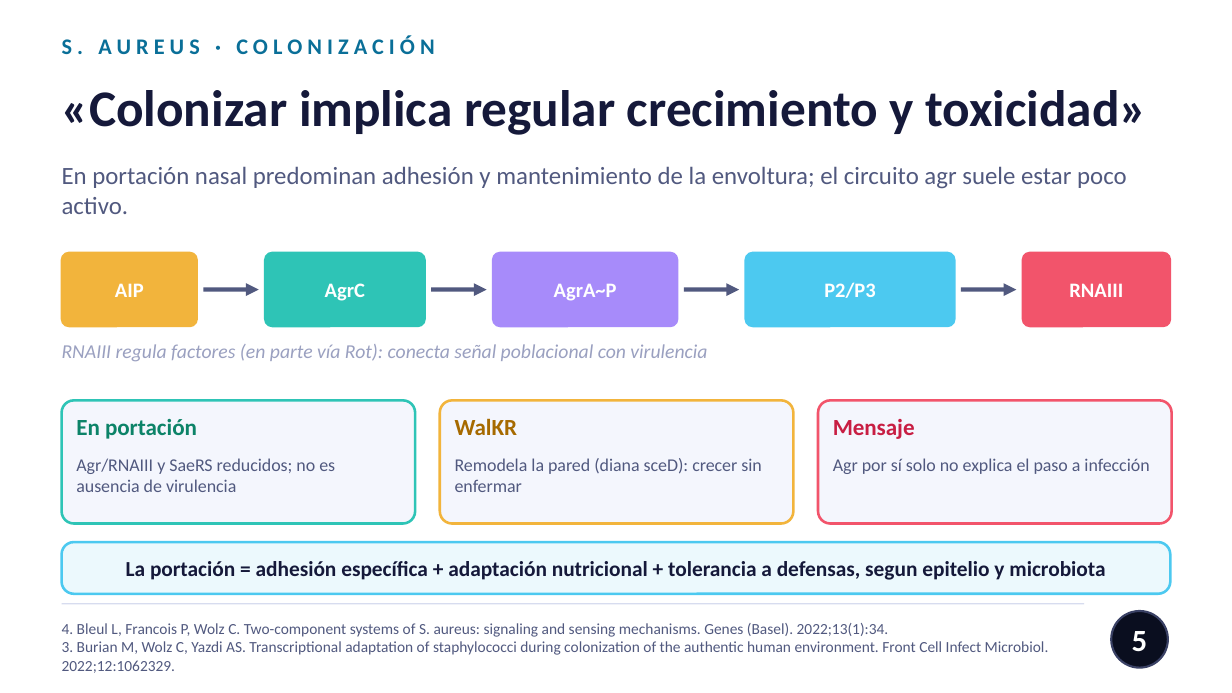
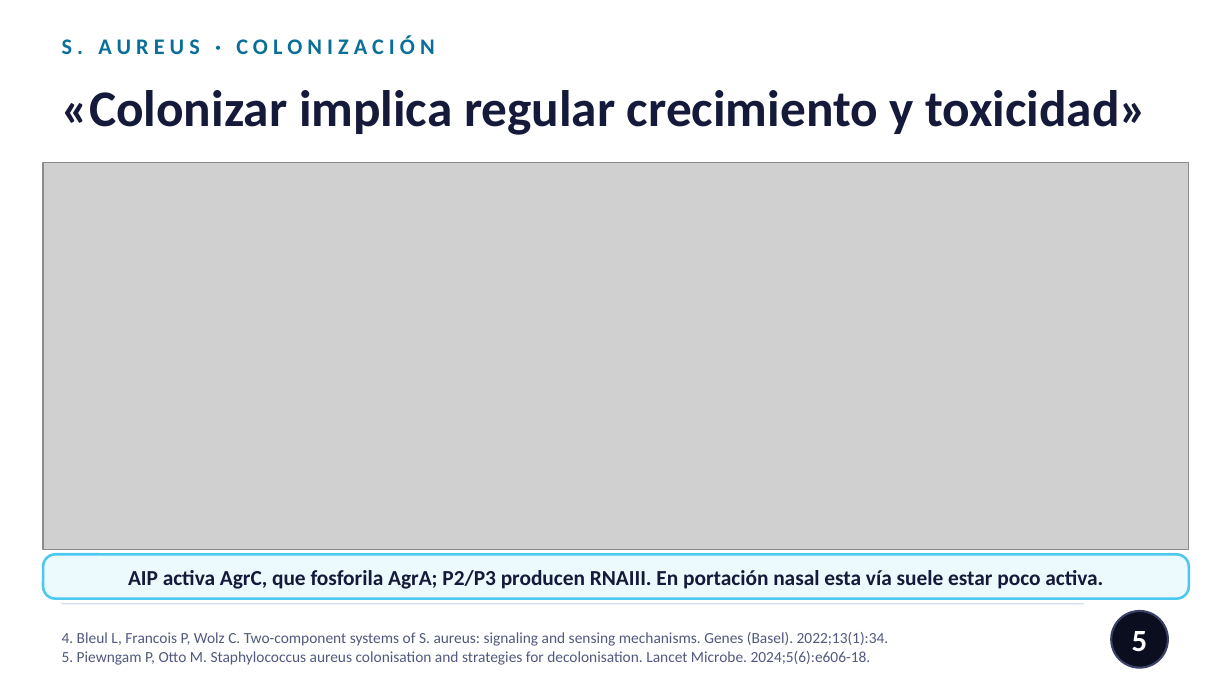
Before and after one commit to nestor120512/nes, a slide deck: slide 5 of Colonizacion_nasal_Saureus.pptx. Drawn at 1232x693 pixels with LibreOffice and Linux fonts; fonts in the diff are those of the drawing; grey boxes stand for pictures. Boxes give left, top, right and bottom in pixels: in the first picture for what was removed or moved away, otherwise in the second. Text is boxed around its words. In the diff, an @@ line names an element or a change of style, - is before the commit and + after.

```diff
--- a/Colonizacion_nasal_Saureus.pptx
+++ b/Colonizacion_nasal_Saureus.pptx
@@ picture added at (43, 163, 1189, 549) @@
@@ text removed at (62, 166, 1126, 214) @@
-En portación nasal predominan adhesión y mantenimiento de la envoltura; el circuito agr suele estar poco activo.
@@ rounded rectangle removed at (62, 253, 197, 326) @@
@@ rounded rectangle removed at (265, 253, 425, 326) @@
@@ rounded rectangle removed at (493, 253, 678, 326) @@
@@ rounded rectangle removed at (745, 253, 955, 326) @@
@@ rounded rectangle removed at (1023, 253, 1170, 326) @@
@@ arrow removed from (203, 290) to (259, 290) @@
@@ text removed at (325, 283, 365, 301) @@
-AgrC
@@ arrow removed from (431, 290) to (487, 290) @@
@@ text removed at (554, 284, 617, 301) @@
-AgrA~P
@@ arrow removed from (684, 290) to (739, 290) @@
@@ text removed at (824, 282, 875, 298) @@
-P2/P3
@@ arrow removed from (961, 290) to (1016, 290) @@
@@ text removed at (1069, 283, 1123, 297) @@
-RNAIII
@@ text removed at (62, 344, 707, 361) @@
-RNAIII regula factores (en parte vía Rot): conecta señal poblacional con virulencia
@@ rounded rectangle removed at (62, 400, 415, 524) @@
@@ text removed at (76, 419, 197, 439) @@
-En portación
@@ rounded rectangle removed at (440, 400, 793, 524) @@
@@ text removed at (455, 418, 517, 435) @@
-WalKR
@@ rounded rectangle removed at (818, 400, 1172, 524) @@
@@ text removed at (833, 419, 915, 439) @@
-Mensaje
@@ text removed at (76, 458, 335, 492) @@
-Agr/RNAIII y SaeRS reducidos; no es ausencia de virulencia
@@ text removed at (455, 458, 761, 492) @@
-Remodela la pared (diana sceD): crecer sin enfermar
@@ text removed at (833, 458, 1149, 474) @@
-Agr por sí solo no explica el paso a infección
@@ rounded rectangle: place and size @@
-rounded rectangle at (62, 542, 1170, 594)
+rounded rectangle at (43, 554, 1189, 599)
@@ rounded rectangle at (43, 554, 1189, 599): proportions changed @@
@@ text removed at (126, 561, 1105, 580) @@
-La portación = adhesión específica + adaptación nutricional + tolerancia a defensas, segun epitelio y microbiota
@@ text at (128, 570, 1103, 589): text changed; size 12 to 12.5 pt; text colour #FFFFFF to #15193A @@
-AIP
+AIP activa AgrC, que fosforila AgrA; P2/P3 producen RNAIII. En portación nasal esta vía suele estar poco activa.
@@ text at (62, 651, 871, 665): text changed @@
-3. Burian M, Wolz C, Yazdi AS. Transcriptional adaptation of staphylococci during colonization of the authentic human environment. Front Cell Infect Microbiol. 2022;12:1062329.
+5. Piewngam P, Otto M. Staphylococcus aureus colonisation and strategies for decolonisation. Lancet Microbe. 2024;5(6):e606-18.
```
Also in this commit, not shown: 4 other slides changed.
